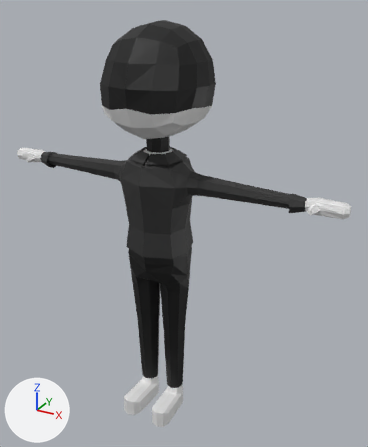
What one commit did to the Blender file 31.05.2025_Murder_Drones.blend.
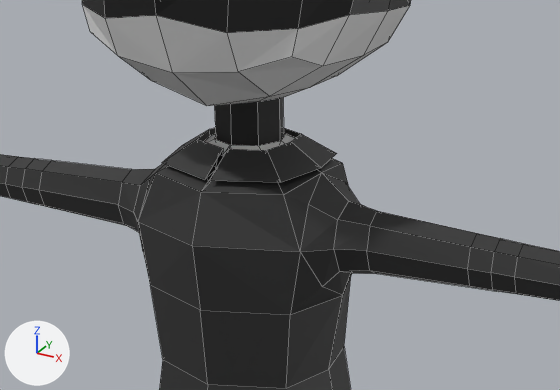
Each version appears first whole from a camera (50 mm lens) standing at (3.85, -6.35, 1.06) and looking at (0.28, 0.14, -2.18), and next in a close-up on the part from 20% to 71% of the width and 23% to 53% of the height. The axes (+X, +Y, +Z) are drawn at lower left. The lights are the same throughout. The close-ups show mesh edges as thin lines.

Objects in the first close-up: 'Body'.
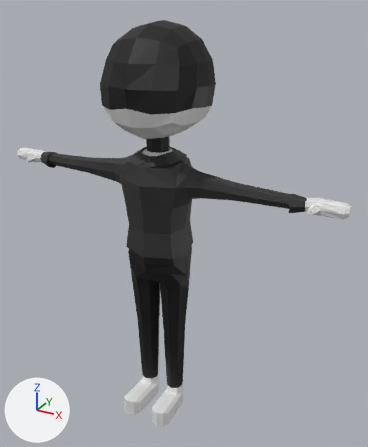
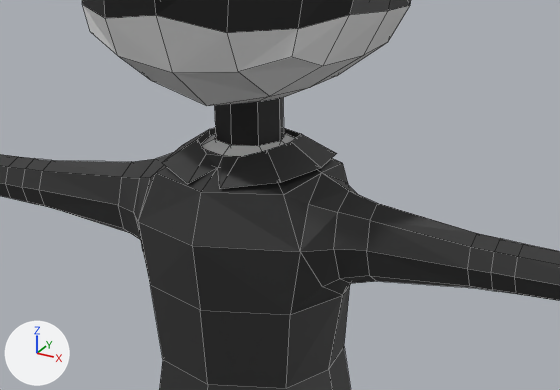
What differs and where, as boxes (x1, y1, x2, y2) in the close-ups (560 x 390 px; the box of a moved part takes in the faces that stretch with it):
part 1 of me_body_mesh, moved or reshaped: (39, 139, 477, 295) in both

The edits, one by one:
me_body_mesh has 664 vertices, 654 faces and spans x -2.82..2.82, y -0.9..0.68, z -5.55..0.8.
me_body_mesh is used by ob_body; location (0.0, 0.0, 0.0).
Verts and faces of me_body_mesh; kept vertices keep their numbers, new ones are numbered from 664.
Before the commit, vertices of me_body_mesh: 26 (0.0, -0.58, -1.12) at pixel (201, 191), 39 (-0.71, -0.06, -1.27), 40 (-0.71, -0.06, -1.5), 41 (-0.73, -0.23, -1.5) at pixel (123, 223), 42 (-0.72, -0.15, -1.54).
Before the commit, vertices of me_body_mesh: 43 (-0.72, -0.15, -1.22) at pixel (131, 169), 44 (-0.72, -0.23, -1.27) at pixel (121, 182), 115 (-0.57, -0.28, -1.25) at pixel (140, 185), 116 (-0.56, -0.15, -1.2) at pixel (155, 168), 117 (-0.58, -0.14, -1.57).
Before the commit, vertices of me_body_mesh: 118 (-0.58, -0.28, -1.51), 119 (-0.57, -0.01, -1.51), 120 (-0.56, -0.02, -1.25), 286 (0.37, -0.43, -1.12) at pixel (283, 194), 299 (0.71, -0.06, -1.27).
Before the commit, vertices of me_body_mesh: 300 (0.71, -0.06, -1.5), 301 (0.73, -0.23, -1.5) at pixel (369, 270), 302 (0.72, -0.15, -1.54) at pixel (376, 273), 303 (0.72, -0.15, -1.22) at pixel (376, 210), 304 (0.72, -0.23, -1.27) at pixel (369, 225).
Before the commit, vertices of me_body_mesh: 358 (0.57, -0.28, -1.25) at pixel (337, 219), 359 (0.56, -0.15, -1.2) at pixel (348, 201), 360 (0.58, -0.14, -1.57) at pixel (350, 273), 361 (0.58, -0.28, -1.51) at pixel (339, 271), 362 (0.57, -0.01, -1.51).
Before the commit, vertices of me_body_mesh: 363 (0.56, -0.02, -1.25) at pixel (360, 204), 618 (0.03, -0.38, -0.99), 619 (0.03, -0.38, -0.96) at pixel (227, 149), 622 (0.19, -0.31, -0.99), 623 (0.2, -0.3, -0.96) at pixel (266, 150).
Before the commit, vertices of me_body_mesh: 634 (0.03, -0.43, -1.04), 635 (0.03, -0.55, -1.07) at pixel (209, 180), 638 (0.34, -0.41, -1.07) at pixel (280, 182), 639 (0.24, -0.33, -1.04), 644 (0.0, -0.38, -0.96) at pixel (223, 148).
Before the commit, vertices of me_body_mesh: 645 (0.0, -0.38, -0.99) at pixel (222, 155), 646 (0.0, -0.43, -1.04) at pixel (217, 167), 647 (0.0, -0.55, -1.07) at pixel (204, 179), 657 (0.0, -0.31, -0.95) at pixel (230, 144), 663 (0.13, -0.26, -0.95) at pixel (258, 145).
Part 1, on me_body_mesh:
Vertices deleted: 618, 619, 634, 635 (with the faces that use them).
Vertices 39, 44, 299, 304 move by (0.0, 0.0, 0.03).
Vertices 40, 41, 300, 301 move by (0.0, 0.0, -0.02).
Vertices 42, 118, 119, 302, 361, 362 move by (0.0, 0.0, -0.04).
Vertices 43, 115, 120, 303, 358, 363 move by (0.0, 0.0, 0.04).
Vertex 116 moves to (-0.56, -0.15, -1.14), pixel (155, 158).
Vertex 359 moves to (0.56, -0.15, -1.14), pixel (349, 190).
Vertex 117 moves to (-0.58, -0.14, -1.62).
Vertex 360 moves to (0.58, -0.14, -1.62), pixel (350, 283).
Vertex 644 moves to (-0.1, -0.38, -0.99), pixel (206, 153).
Vertex 647 moves to (-0.1, -0.55, -1.1), pixel (187, 184).
New vertex 664 is at (0.08, -0.38, -0.99), pixel (238, 157).
New vertex 665 is at (0.08, -0.55, -1.1), pixel (219, 188).
New faces: (623, 664, 665, 638), (26, 286, 639, 646), (638, 665, 646, 639), (622, 645, 664, 623), (644, 647, 646, 645), (645, 646, 665, 664) (mat_материал (black #2c2c2c)).
New faces: (622, 663, 657, 645) (mat_head_material (white #e7e7e7)).
